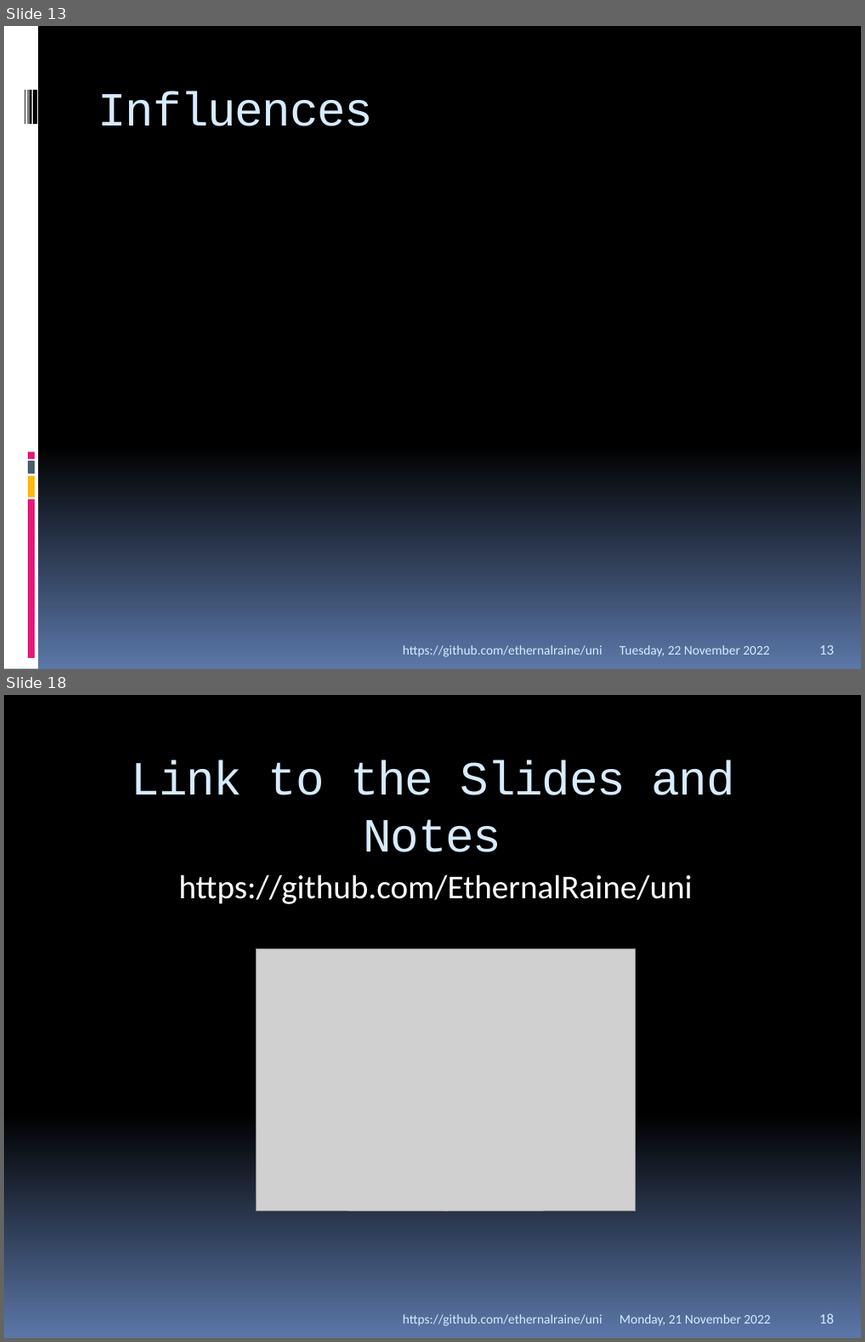
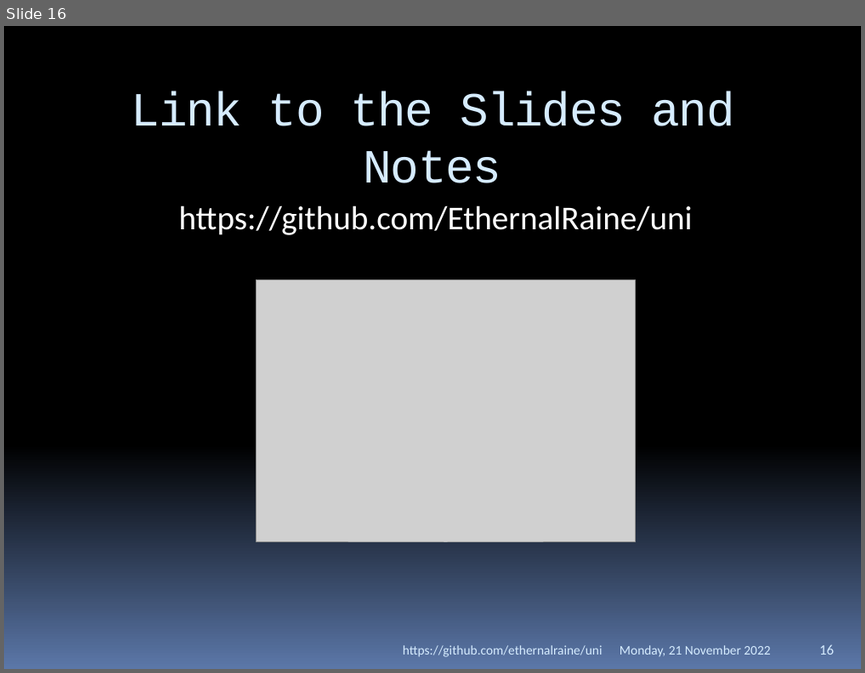
Before and after one commit to EthernalRaine/uni, a slide deck: presentations/IBM/Zero Downtime.pptx. Shown one above the other, each under a label of ours: slides 13 and 18 before the commit, slide 16 after it; the slides between them are not shown. The pictures are 865x1342 and 865x673 pixels, drawn with LibreOffice and Linux fonts; fonts in the diff are those of the drawing; grey boxes stand for pictures. Boxes give left, top, right and bottom in pixels: in the first picture for what was removed or moved away, otherwise in the second. Text is boxed around its words. In the diff, an @@ line names an element or a change of style, - is before the commit and + after.

```diff
--- a/presentations/IBM/Zero Downtime.pptx
+++ b/presentations/IBM/Zero Downtime.pptx
@@ slide 13 removed at (4, 26, 861, 669), background gradient #000000 to #5B77A8 @@
@@ rectangle removed at (4, 26, 38, 669) @@
@@ rectangle removed at (24, 90, 25, 124) @@
@@ rectangle removed at (27, 90, 28, 124) @@
@@ rectangle removed at (29, 90, 31, 124) @@
@@ rectangle removed at (33, 90, 37, 124) @@
@@ title removed at (98, 91, 373, 126) @@
-Influences
@@ rectangle removed at (28, 452, 35, 459) @@
@@ rectangle removed at (28, 476, 35, 497) @@
@@ rectangle removed at (28, 460, 35, 473) @@
@@ rectangle removed at (28, 499, 35, 658) @@
@@ text removed at (403, 645, 602, 657) @@
-https://github.com/ethernalraine/uni
@@ text removed at (619, 645, 769, 657) @@
-Tuesday, 22 November 2022
@@ page number removed at (819, 645, 834, 654) @@
-13
@@ what was slide 18 is now slide 16 @@
@@ page number at (819, 645, 834, 654): text changed @@
-18
+16
```
Also in this commit, not shown: 15 slides changed, 1 other slide removed.
